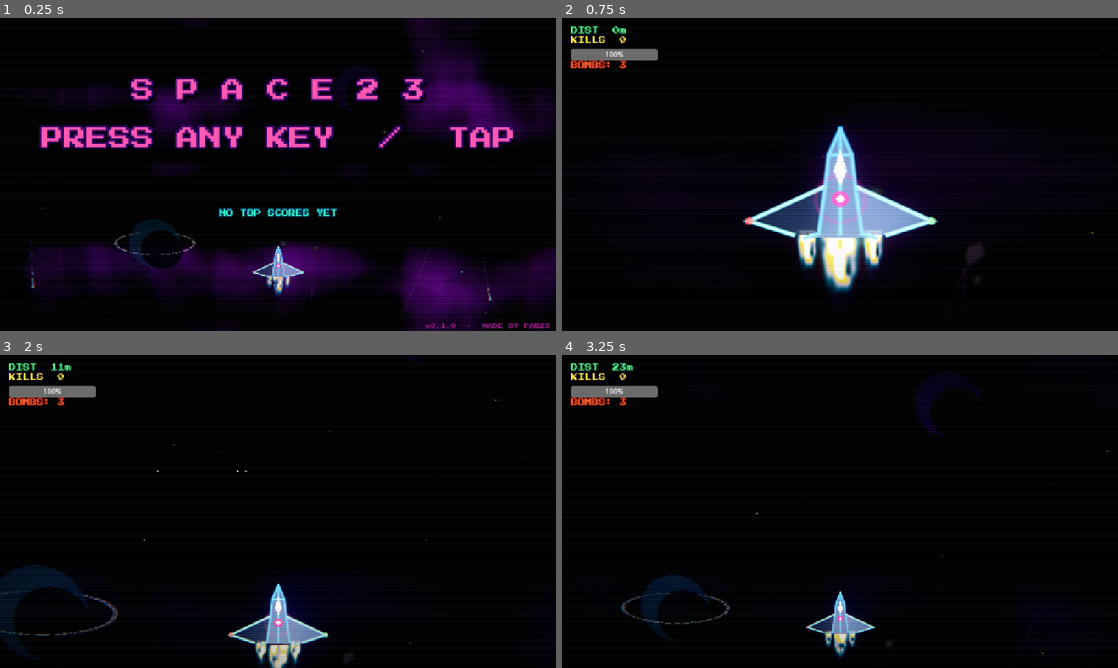
Above: before the commit, frames 1-4 (two rows, left to right).
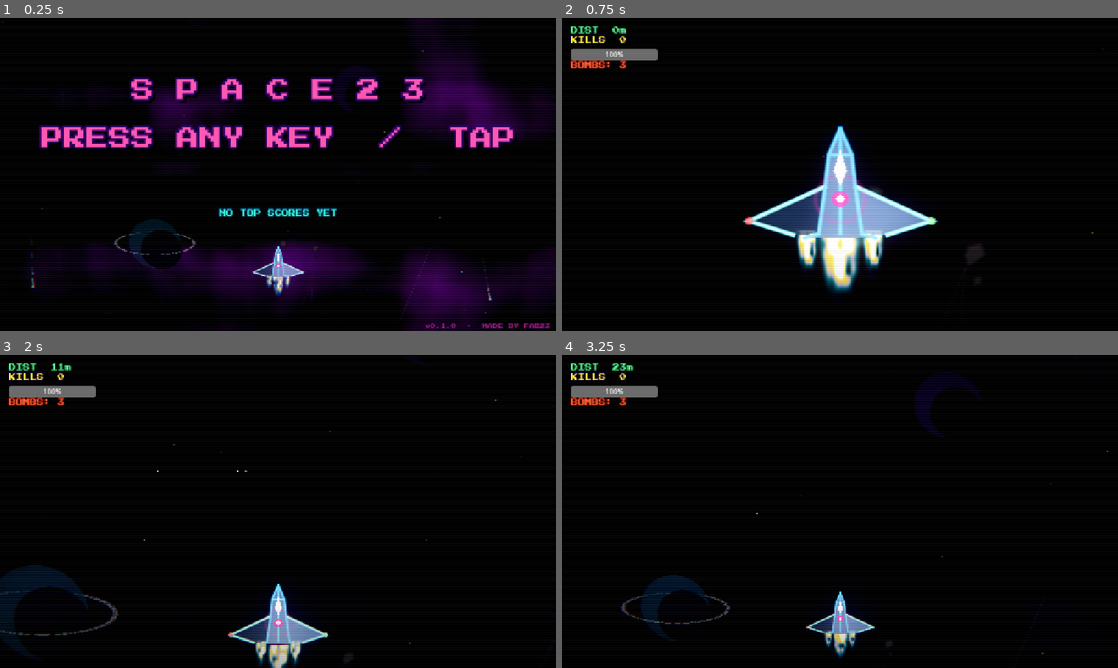
Above: after the commit, the same moments.

Repository: fabriziosalmi/space23
Game: Godot game, scene res://Main.tscn
Two runs of this game, one before a commit and one after it. Both use one fixed random seed, a clock stepped at 60 frames per second and the inputs below. Sound files missing from this copy of the repository are replaced by a short silence.
Inputs (mouse positions are in pixels of both pictures, inside the frame that each line leads up to):
- Up to frame 1 (0.25 s): no input
- Up to frame 2 (0.75 s): tap Enter (ui_accept) at 0.5 s; move the mouse to (962, 158) at 0.52 s; hold D (move_right) from 0.53 s (still down); tap X (bomb) at 0.6 s; click (962, 158) at 0.67 s
- Up to frame 3 (2 s): tap Enter (ui_accept) at 0.77, 1.52 s; move the mouse to (166, 527) at 1.27 s; release D (move_right) at 1.28 s; hold S (move_down) from 1.28 s (still down); tap Shift (dash) at 1.35 s
- Up to frame 4 (3.25 s): move the mouse to (895, 442) at 2.02 s; release S (move_down) at 2.03 s; hold D (move_right) 2.03-2.78 s; hold Space (fire) 2.03-2.78 s; move the mouse to (812, 574) at 2.77 s; hold W (move_up) from 2.78 s (still down); tap P at 2.85 s; click (812, 574) at 2.92 s; tap Enter (ui_accept) at 3.02 s

The runs differ from the first frame. In frame 1, 0.5% of the frame differs, in the area x 16-83%, y 73-91%; in frame 2, 0.9%, in the area x 47-71%, y 36-80%; in frame 3, less than 0.1%; in frame 4, less than 0.1%.

Commit message:
fix(audio): root-cause web silence — bus layout must be static, not runtime
Tracked back to a Godot 4 web-export bug: AudioServer.add_bus() at runtime
does not actually route on the web build. The MusicBus we were creating in
AudioManager._ready() existed in the AudioServer object graph but the WASM
audio driver never wired it to the output, so AudioStreamPlayer.bus =
"MusicBus" played into nothing. Editor / native runs were fine because the
desktop driver applies bus changes immediately.

References:
- forum.godotengine.org "no audio in web export" (Mar 2025)
- godotengine/godot#115560 ("create the buses in the editor or they do not
  work on web export")

Fix: define the bus layout as a static resource so the engine loads it at
boot.

  default_bus_layout.tres — Master bus + AudioEffectSpectrumAnalyzer
                            (buffer_length=0.1) at effect index 0
  project.godot           — buses/default_bus_layout reference
  AudioManager._ready()   — drop add_bus/set_bus_send/add_bus_effect calls;
                            grab the spectrum analyzer instance from
                            Master (idx 0) and route audio_stream_player
                            on "Master"

Bonus: visual frequency sync also straightened out, since these were
strangling each other.

  AudioManager — spectrum gain ×2 → ×4 (raw mag values are 0.05–0.3 in
                 typical music; ×2 + clamp meant audio_low almost never
                 saturated, killing dynamic range)
  BackgroundRenderer — ambient_pulse floor 0.30+0.10sin → 0.10+0.05sin
                       (the old floor was so high that max(real, floor)
                       almost always returned the floor, swallowing real
                       audio peaks)
  nebula.gdshader — bands deliberately split visually:
                      bass → c_neb1 (violet pulse on kick)
                      mid  → c_neb2 (blue surge on pads/synths) + fine
                             sub-cloud
                      high → 5× sparkle threshold (0.06 → 0.30, was
                             invisible at typical audio_high ≈ 0.3) plus
                             a white rim on the brightest cloud peaks
                             ("snare flash" on percussion)

Each band now has its own visible signature; the user should be able to
read what's hitting (kick / pad / hat) by looking at the nebula.

Co-Authored-By: Claude Opus 4.7 (1M context) <noreply@anthropic.com>

Diff:
--- a/AudioManager.gd
+++ b/AudioManager.gd
@@ -58,18 +58,18 @@
 var transition_timer = 0.0
 
 func _ready():
-	audio_bus_idx = AudioServer.bus_count
-	AudioServer.add_bus(audio_bus_idx)
-	AudioServer.set_bus_name(audio_bus_idx, "MusicBus")
-	AudioServer.set_bus_send(audio_bus_idx, "Master")
-
-	var spectrum = AudioEffectSpectrumAnalyzer.new()
-	spectrum.buffer_length = 0.1
-	AudioServer.add_bus_effect(audio_bus_idx, spectrum)
+	# Bus layout caricato da default_bus_layout.tres (Master con SpectrumAnalyzer
+	# all'effect index 0). Critico per il web export: Godot 4 ha un bug per cui
+	# i bus aggiunti runtime via AudioServer.add_bus() / set_bus_send() NON
+	# vengono routati nel build web → audio totalmente silente, anche se
+	# l'AudioContext è running. Definendoli nella resource il problema sparisce.
+	#   ref: https://github.com/godotengine/godot/issues/115560
+	#   thread godot forum: "no audio in web export" (mar 2025)
+	audio_bus_idx = 0  # Master
 	spectrum_analyzer = AudioServer.get_bus_effect_instance(audio_bus_idx, 0)
 
 	audio_stream_player = AudioStreamPlayer.new()
-	audio_stream_player.bus = "MusicBus"
+	audio_stream_player.bus = "Master"
 	audio_stream_player.finished.connect(_on_song_finished)
 	add_child(audio_stream_player)
 
@@ -92,9 +92,13 @@
 		var mag_low = spectrum_analyzer.get_magnitude_for_frequency_range(20, 250).length()
 		var mag_mid = spectrum_analyzer.get_magnitude_for_frequency_range(250, 2000).length()
 		var mag_high = spectrum_analyzer.get_magnitude_for_frequency_range(2000, 10000).length()
-		audio_low = lerp(audio_low, clamp(mag_low * 2.0, 0.0, 1.0), 10.0 * delta)
-		audio_mid = lerp(audio_mid, clamp(mag_mid * 2.0, 0.0, 1.0), 10.0 * delta)
-		audio_high = lerp(audio_high, clamp(mag_high * 2.0, 0.0, 1.0), 10.0 * delta)
+		# Gain × 4: i magnitudes raw del SpectrumAnalyzer in Godot sono in 0.05-0.3
+		# per musica normale; con × 2 audio_* saturava raramente a 1.0 (= dynamic
+		# range strangolato). × 4 con clamp permette ai beat forti di toccare il
+		# tetto, mentre i lerp con 10*delta smussano l'attacco.
+		audio_low = lerp(audio_low, clamp(mag_low * 4.0, 0.0, 1.0), 10.0 * delta)
+		audio_mid = lerp(audio_mid, clamp(mag_mid * 4.0, 0.0, 1.0), 10.0 * delta)
+		audio_high = lerp(audio_high, clamp(mag_high * 4.0, 0.0, 1.0), 10.0 * delta)
 
 func load_and_play_track(idx: int):
 	current_track_idx = idx
--- a/BackgroundRenderer.gd
+++ b/BackgroundRenderer.gd
@@ -248,12 +248,13 @@
 	# Cassa = boost momentaneo dello scroll. Pulsa con la traccia.
 	var effective_speed: float = global_speed_multiplier + audio_low * KICK_PARALLAX_BOOST
 
-	# Floor lento per la nebula: tra una cassa e l'altra audio_low può crollare
-	# a ~0; con i colori palette scuri il shader (bass_baseline=0.6) finisce in
-	# nero e il giocatore vede solo le stelline. Iniettiamo un respiro ambient
-	# (≈0.20–0.40) che tiene visibili le nuvole anche nei silenzi, senza toccare
-	# l'audio_low usato dal parallasse o dal post-FX (gameplay-critical).
-	var ambient_pulse: float = 0.30 + 0.10 * sin(Time.get_ticks_msec() / 1000.0 * 0.7)
+	# Floor MINIMO per la nebula: il shader ha già il suo bass_baseline=0.6
+	# interno, quindi anche con audio_low=0 le nuvole sono comunque visibili.
+	# Qui aggiungiamo solo un respiro ambient leggero (0.05–0.15) per evitare
+	# che le sezioni silenti sentano "morte". Era 0.20–0.40 e schiacciava
+	# completamente la dinamica reale dell'audio (max(real, floor) → quasi
+	# sempre floor). Adesso l'audio reale domina su ogni beat.
+	var ambient_pulse: float = 0.10 + 0.05 * sin(Time.get_ticks_msec() / 1000.0 * 0.7)
 	var shader_audio_low: float = max(audio_low, ambient_pulse)
 
 	nebula_time += delta * effective_speed
--- /dev/null
+++ b/default_bus_layout.tres
@@ -0,0 +1,8 @@
+[gd_resource type="AudioBusLayout" format=3]
+
+[sub_resource type="AudioEffectSpectrumAnalyzer" id="SpectrumAnalyzer_main"]
+buffer_length = 0.1
+
+[resource]
+bus/0/effect/0/effect = SubResource("SpectrumAnalyzer_main")
+bus/0/effect/0/enabled = true
--- a/project.godot
+++ b/project.godot
@@ -24,6 +24,14 @@
 window/size/viewport_height=720
 window/stretch/mode="canvas_items"
 
+[audio]
+
+# Bus layout definito come risorsa (default_bus_layout.tres) invece che creato
+# runtime via AudioServer.add_bus(). Workaround per il bug noto di Godot 4 web
+# export, dove i bus aggiunti via codice non vengono routati e l'audio resta
+# silente: https://github.com/godotengine/godot/issues/115560
+buses/default_bus_layout="res://default_bus_layout.tres"
+
 [rendering]
 
 environment/defaults/default_clear_color=Color(0, 0, 0, 1)
--- a/shaders/nebula.gdshader
+++ b/shaders/nebula.gdshader
@@ -65,27 +65,32 @@
 	color = mix(color, c_neb1, smoothstep(0.1, 0.8, n1));
 	color = mix(color, c_neb2, smoothstep(0.2, 0.9, n2));
 
-	// --- BASS PULSE (the violet clouds the player remembers) ---
-	// Soft baseline (so the nebula never goes black) + dramatic kick on each beat.
-	// audio_low ranges [0..1]; on a strong cassa it lights everything up.
+	// --- BASS — pump c_neb1 (violet) on the kick, light touch on c_neb2 ---
+	// Bands deliberately split visually: bass dominates c_neb1, mid dominates
+	// c_neb2 (below). This way a kick-heavy section reads as "violet pulse"
+	// while a synth/pad section reads as "blue surge" — each band has its own
+	// visible signature instead of all of them just brightening everything.
 	float bass_baseline = 0.6;
-	float bass_kick = audio_low * audio_low * 14.0;  // squared for snappier transient
-	float bass_glow = bass_baseline + bass_kick;
-	color += c_neb1 * n1 * bass_glow;
-	color += c_neb2 * n2 * bass_glow * 0.5;
+	float bass_kick = audio_low * audio_low * 16.0;
+	color += c_neb1 * n1 * (bass_baseline + bass_kick);
+	color += c_neb2 * n2 * (bass_baseline * 0.5 + bass_kick * 0.15);
 
-	// --- MID TEXTURE ---
-	// Adds the fine sub-cloud only when mids are present. Tinted halfway between
-	// the two main colors so it integrates rather than competing.
-	vec3 mid_tint = mix(c_neb1, c_neb2, 0.5);
-	color += mid_tint * n3 * audio_mid * 2.0;
+	// --- MID — pump c_neb2 + the fine n3 sub-cloud ---
+	// Linear gain on the main n2 cloud (more reactive than just the n3 micro-
+	// texture) plus the n3 detail tinted toward c_neb2.
+	float mid_glow = audio_mid * 2.5;
+	color += c_neb2 * n2 * mid_glow;
+	vec3 mid_tint = mix(c_neb1, c_neb2, 0.7);
+	color += mid_tint * n3 * (audio_mid * 3.5);
 
-	// --- HIGH SPARKLE ---
-	// Star-like single-pixel sparkle that animates on hats. Tied to scroll_time
-	// so the sparkle pattern slowly drifts with the rest of the universe.
+	// --- HIGH — sparkle + bright cloud rim on percussion/hats ---
+	// 5x more sparkle coverage than before (was 0.06 → invisible at typical
+	// audio_high ≈ 0.3 levels). Plus a white rim that lights the brightest
+	// noise peaks: gives a "snare flash" feel on hits.
 	float sparkle_seed = hash21(floor(uv * 400.0) + floor(scroll_time * 3.0));
-	float sparkle = step(1.0 - audio_high * 0.06, sparkle_seed);
+	float sparkle = step(1.0 - audio_high * 0.30, sparkle_seed);
 	color += vec3(1.5, 1.4, 1.8) * sparkle;
+	color += vec3(1.0) * smoothstep(0.55, 0.85, n2) * audio_high * 0.8;
 
 	COLOR = vec4(color, 1.0);
 }
